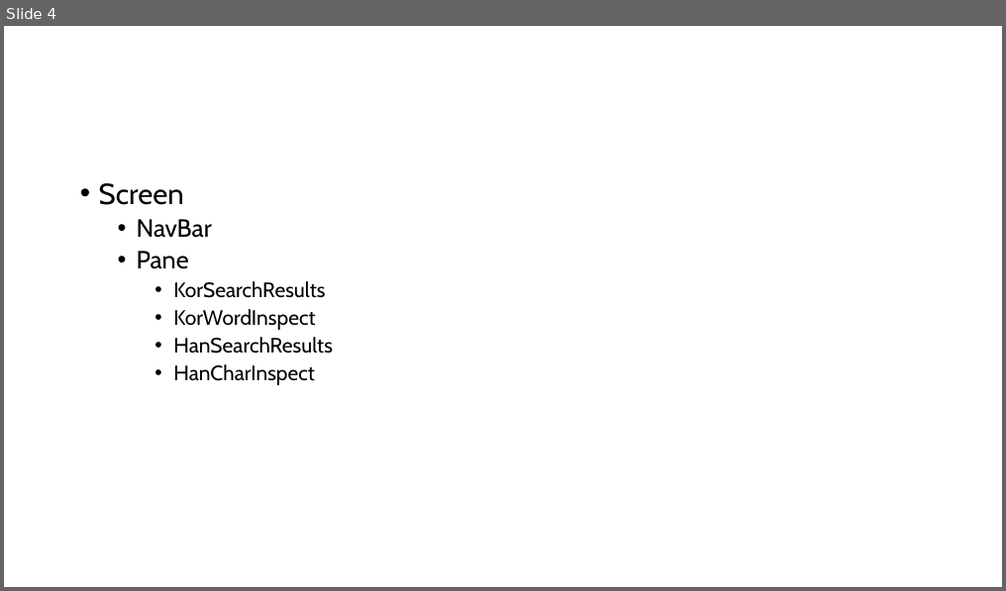
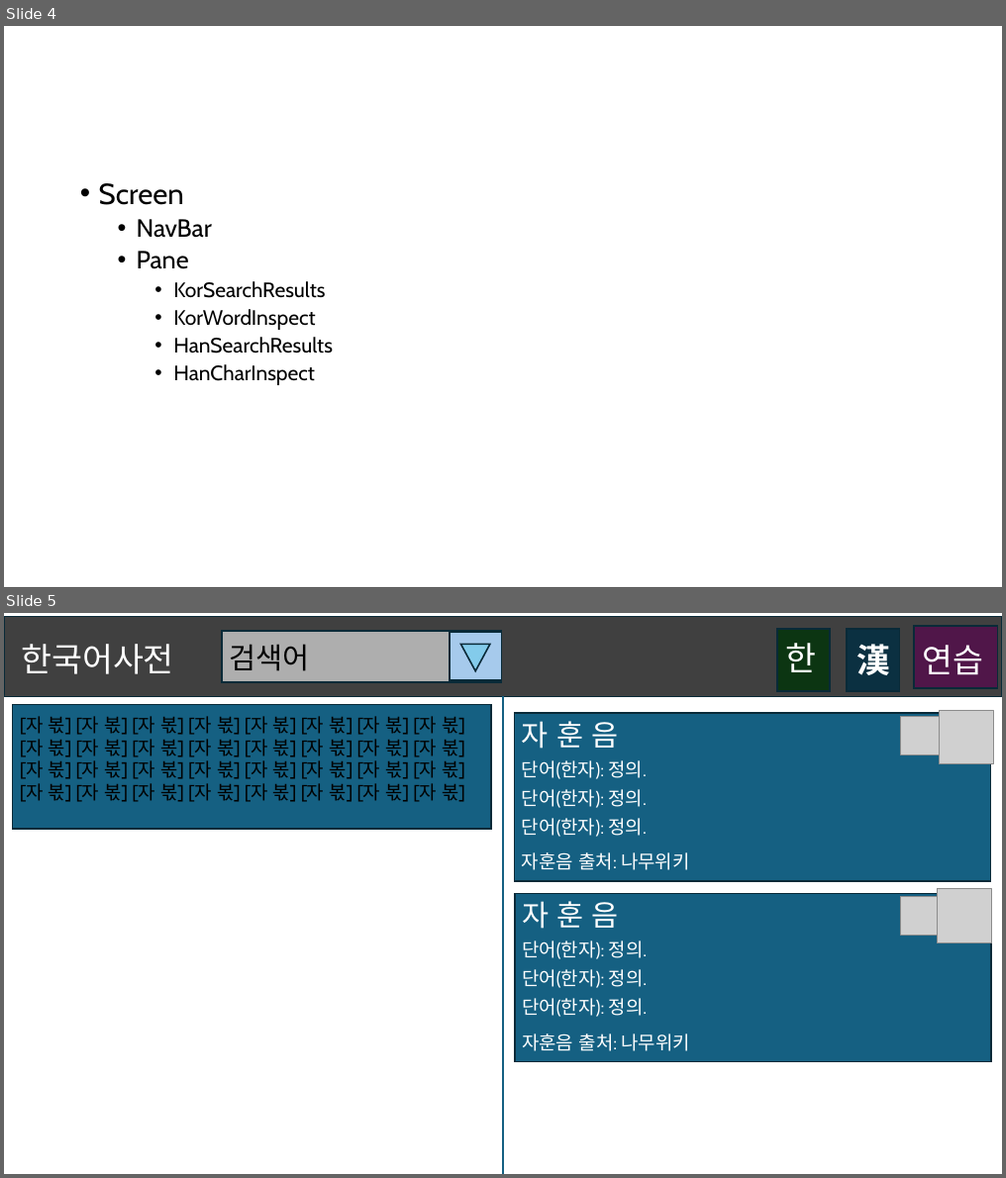
Before and after one commit to krduffy/korean-dictionary, a slide deck: prototypes.pptx. Shown one above the other, each under a label of ours: slide 4 before the commit, slides 4 and 5 after it. The pictures are 1006x591 and 1006x1178 pixels, drawn with LibreOffice and Linux fonts; fonts in the diff are those of the drawing; grey boxes stand for pictures. Boxes give left, top, right and bottom in pixels: in the first picture for what was removed or moved away, otherwise in the second. Text is boxed around its words. In the diff, an @@ line names an element or a change of style, - is before the commit and + after.

```diff
--- a/prototypes.pptx
+++ b/prototypes.pptx
@@ slide 5 added at bbox=[4, 613, 1002, 1174], background #FFFFFF @@
@@ rectangle added at bbox=[4, 616, 1002, 696], fill #404040, outline #092A39 1.5 pt @@
@@ rectangle added at bbox=[222, 631, 502, 682], fill #AEAEAE, outline #092A39 1.5 pt @@
@@ rectangle added at bbox=[450, 633, 501, 680], fill #A6CAEC, outline #092A39 1.5 pt @@
@@ rectangle added at bbox=[777, 629, 831, 691], fill #0D3612, outline #092A39 1.5 pt @@
@@ rectangle added at bbox=[846, 629, 900, 691], fill #0B3041, outline #092A39 1.5 pt @@
@@ rectangle added at bbox=[915, 626, 997, 688], fill #501649, outline #092A39 1.5 pt @@
@@ text added at bbox=[21, 644, 174, 674], 32 pt, text #FFFFFF @@
+한국어사전
@@ text added at bbox=[230, 644, 310, 671], 28 pt, text #000000 @@
+검색어
@@ triangle added at bbox=[460, 644, 490, 670], fill #83CBEB, outline #092A39 1.5 pt @@
@@ text added at bbox=[785, 643, 816, 672], 32 pt, text #FFFFFF @@
+한
@@ text added at bbox=[856, 644, 890, 675], 32 pt, text #FFFFFF, bold @@
+漢
@@ text added at bbox=[923, 645, 984, 675], 32 pt, text #FFFFFF @@
+연습
@@ line added from (503, 1174) to (503, 697), #156082 1.5 pt @@
@@ rectangle added at bbox=[12, 704, 491, 829], fill #156082, outline #092A39 1.5 pt @@
@@ text added at bbox=[20, 716, 465, 802], 18 pt, text #000000 @@
+[자 볷] [자 볷] [자 볷] [자 볷] [자 볷] [자 볷] [자 볷] [자 볷] [자 볷] [자 볷] [자 볷] [자 볷] [자 볷] [자 볷] [자 볷] [자 볷] [자 볷] [자 볷] [자 볷] [자 볷] [자 볷] [자 볷] [자 볷] [자 볷] [자 볷] [자 볷] [자 볷] [자 볷] [자 볷] [자 볷] [자 볷] [자 볷]
@@ rectangle added at bbox=[515, 713, 991, 881], fill #156082, outline #092A39 1.5 pt, 18 pt, text #FFFFFF @@
+자 훈 음
+단어(한자): 정의.
+단어(한자): 정의.
+단어(한자): 정의.
+자훈음 출처: 나무위키
@@ picture added at bbox=[901, 716, 940, 756] @@
@@ picture added at bbox=[940, 710, 994, 765] @@
@@ rectangle added at bbox=[515, 894, 991, 1062], fill #156082, outline #092A39 1.5 pt, 18 pt, text #FFFFFF @@
+자 훈 음
+단어(한자): 정의.
+단어(한자): 정의.
+단어(한자): 정의.
+자훈음 출처: 나무위키
@@ picture added at bbox=[901, 896, 940, 935] @@
@@ picture added at bbox=[938, 889, 992, 944] @@
```
Also in this commit, not shown: 9 other files.
